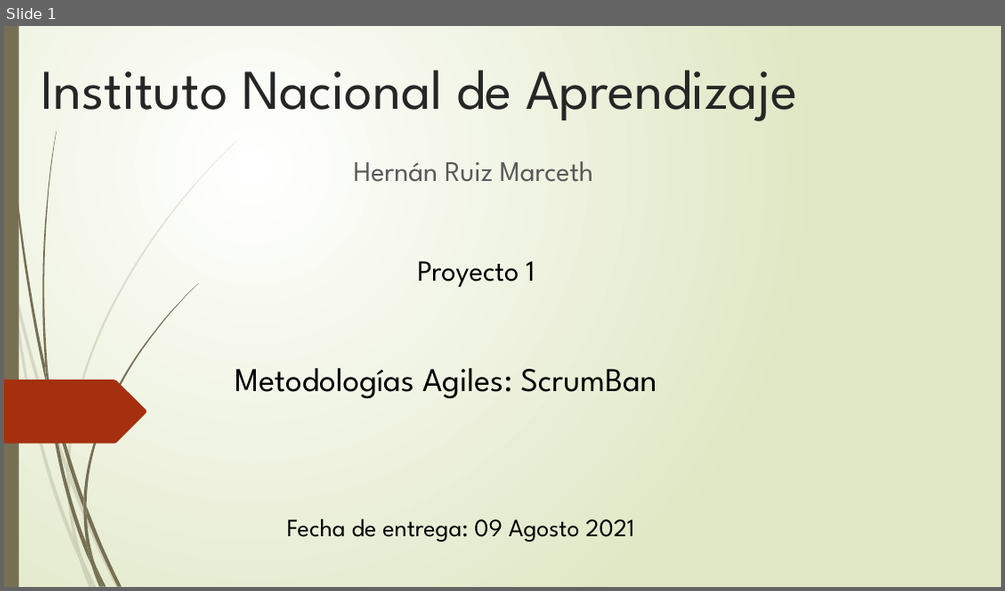
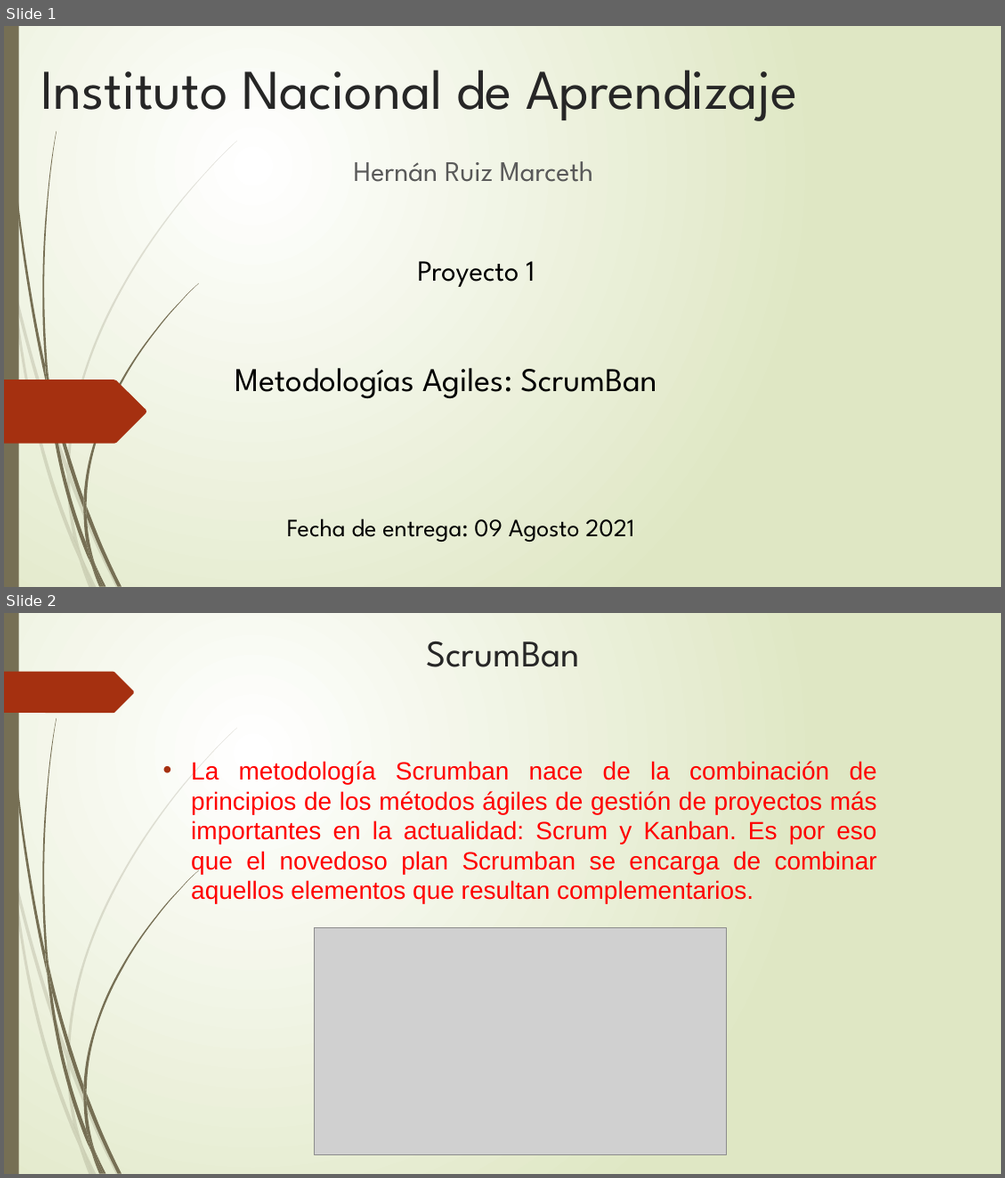
Before and after one commit to HernanAlonso90/Proyecto1, a slide deck: Proyecto 1- Hernan Ruiz M.pptx. Shown one above the other, each under a label of ours: slide 1 before the commit, slides 1 and 2 after it. The pictures are 1005x591 and 1005x1178 pixels, drawn with LibreOffice and Linux fonts; fonts in the diff are those of the drawing; grey boxes stand for pictures. Boxes give left, top, right and bottom in pixels: in the first picture for what was removed or moved away, otherwise in the second. Text is boxed around its words. In the diff, an @@ line names an element or a change of style, - is before the commit and + after.

Commit message:
modificacion del proyecto 1

```diff
--- a/Proyecto 1- Hernan Ruiz M.pptx
+++ b/Proyecto 1- Hernan Ruiz M.pptx
@@ slide 2 added at [4, 613, 1001, 1174], background gradient #FFFFFF to #DFE8C4; not listed: 23 template elements that a slide beside it also shows @@
@@ title added at [426, 641, 579, 667], 36 pt, text #262626 @@
+ScrumBan
@@ freeform shape added at [4, 672, 134, 713], fill #A53010 @@
@@ text added at [191, 761, 877, 904], 24 pt, text #FF0000 @@
+• La metodología Scrumban nace de la combinación de principios de los métodos ágiles de gestión de proyectos más importantes en la actualidad: Scrum y Kanban. Es por eso que el novedoso plan Scrumban se encarga de combinar aquellos elementos que resultan complementarios.
@@ picture added at [315, 928, 727, 1154] @@
```
Also in this commit, not shown: 9 other slides added.
